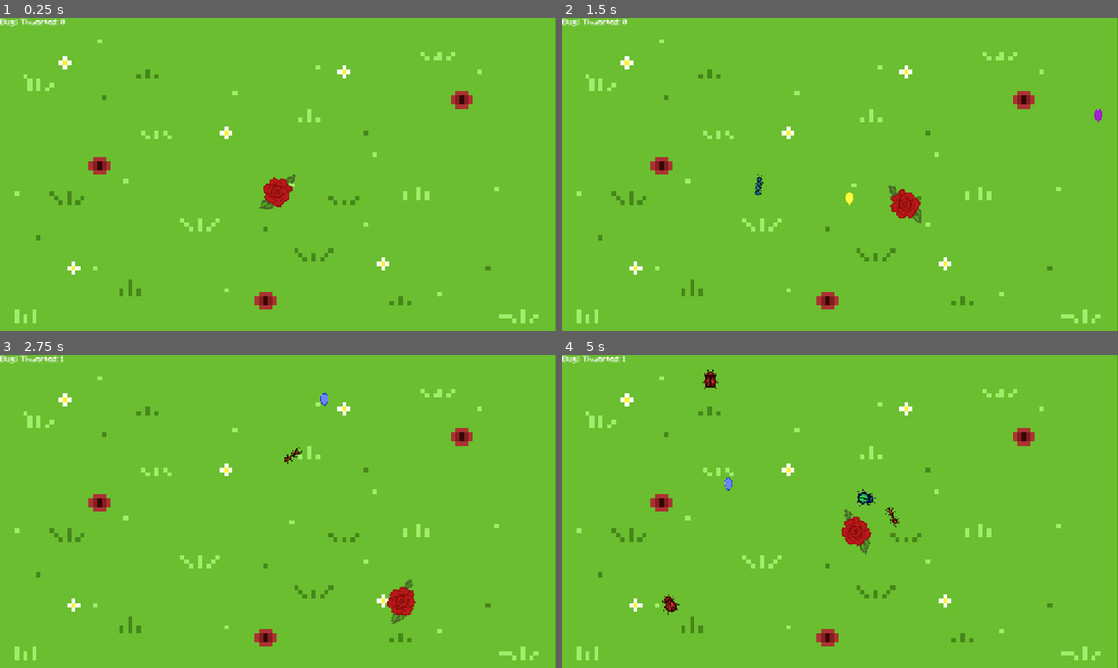
Above: before the commit, frames 1-4 (two rows, left to right).
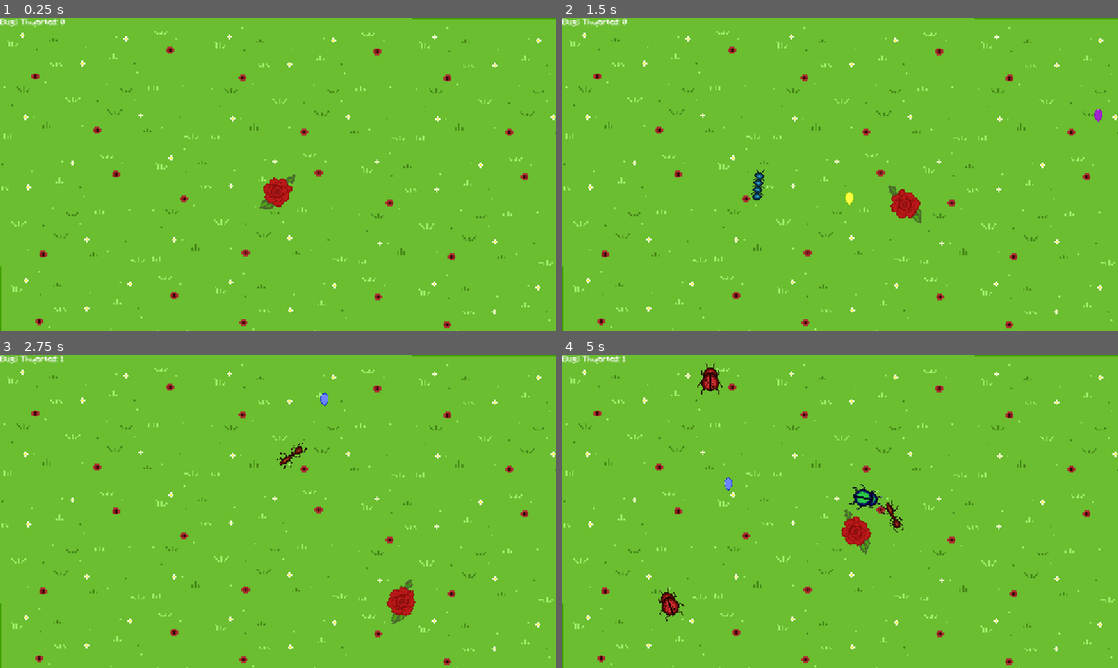
Above: after the commit, the same moments.

Repository: kazziecore/flower-shooter-game
Game: Godot game, scene res://scenes/game.tscn
The game is run twice, just before and just after one commit, with the same random seed, the same clock (stepped at 60 frames per second) and the same inputs.
Inputs (mouse positions are in pixels of both pictures, inside the frame that each line leads up to):
- Up to frame 1 (0.25 s): no input
- Up to frame 2 (1.5 s): tap Enter at 0.5 s; move the mouse to (962, 158) at 0.52 s; hold D (right) 0.53-1.28 s; click (962, 158) at 0.6 s; move the mouse to (728, 190) at 1.27 s; hold S (down) from 1.28 s (still down); click (728, 190) at 1.35 s
- Up to frame 3 (2.75 s): move the mouse to (333, 442) at 2.02 s; release S (down) at 2.03 s; hold D (right) from 2.03 s (still down); click (333, 442) at 2.1 s
- Up to frame 4 (5 s): move the mouse to (812, 574) at 2.77 s; release D (right) at 2.78 s; hold W (up) 2.78-3.53 s; click (812, 574) at 2.85 s; move the mouse to (1006, 558) at 3.52 s; hold A (left) from 3.53 s (still down); click (1006, 558) at 3.6 s; move the mouse to (673, 464) at 4.27 s; click (673, 464) at 4.35 s

The runs differ from the first frame. In frame 1, 4.3% of the frame differs, in the area x 0-100%, y 0-100%; in frame 2, 4.4%; in frame 3, 4.4%; in frame 4, 5.0%.

Commit message:
fixed score reset and added background

Diff:
--- a/flower-shooter-game/scenes/enemy.tscn
+++ b/flower-shooter-game/scenes/enemy.tscn
@@ -8,7 +8,7 @@
 radius = 12.0416
 
 [node name="enemy" type="CharacterBody2D" groups=["enemies"]]
-scale = Vector2(1.35, 1.35)
+scale = Vector2(2.04, 2.04)
 script = ExtResource("1_md0e3")
 
 [node name="CollisionShape2D" type="CollisionShape2D" parent="."]
--- a/flower-shooter-game/scenes/game.gd
+++ b/flower-shooter-game/scenes/game.gd
@@ -2,6 +2,10 @@
 
 var enemy_scene = preload("res://scenes/enemy.tscn")
 @onready var player = $"."
+
+func _ready() -> void:
+	%GameManager.score = 0
+	pass
 
 func _on_timer_timeout() -> void:
 	var enemy = enemy_scene.instantiate()
--- a/flower-shooter-game/scenes/game.tscn
+++ b/flower-shooter-game/scenes/game.tscn
@@ -1,10 +1,11 @@
-[gd_scene load_steps=11 format=3 uid="uid://bxi8qaj4bttlu"]
+[gd_scene load_steps=12 format=3 uid="uid://bxi8qaj4bttlu"]
 
 [ext_resource type="Script" uid="uid://qeldlcjpqe1u" path="res://scenes/game.gd" id="1_yqjtg"]
 [ext_resource type="PackedScene" uid="uid://cnrnfo2kfb304" path="res://scenes/player.tscn" id="2_lnu2h"]
 [ext_resource type="Texture2D" uid="uid://b474tbaleourq" path="res://assets/ground.png" id="3_lnu2h"]
 [ext_resource type="PackedScene" uid="uid://dlljannplo6nv" path="res://scenes/control.tscn" id="4_lbhrr"]
 [ext_resource type="AudioStream" uid="uid://c8j2o2gs3unl5" path="res://sound/evening_sky-196011.mp3" id="5_iywne"]
+[ext_resource type="Script" uid="uid://e8emayxa62c1" path="res://scripts/GameManager.gd" id="6_p57ef"]
 
 [sub_resource type="WorldBoundaryShape2D" id="WorldBoundaryShape2D_uwrxv"]
 normal = Vector2(0, 1)
@@ -52,8 +53,64 @@
 [node name="Sprite2D" type="Sprite2D" parent="ParallaxBackground/ParallaxLayer"]
 z_index = -1
 texture_filter = 1
-position = Vector2(572, 323)
-scale = Vector2(9.03906, 9.04167)
+position = Vector2(208.75, 127.25)
+scale = Vector2(3.36328, 3.60417)
+texture = ExtResource("3_lnu2h")
+
+[node name="Sprite2D2" type="Sprite2D" parent="ParallaxBackground/ParallaxLayer"]
+z_index = -1
+texture_filter = 1
+position = Vector2(638, 130)
+scale = Vector2(3.36328, 3.60417)
+texture = ExtResource("3_lnu2h")
+
+[node name="Sprite2D3" type="Sprite2D" parent="ParallaxBackground/ParallaxLayer"]
+z_index = -1
+texture_filter = 1
+position = Vector2(1063, 131)
+scale = Vector2(3.36328, 3.60417)
+texture = ExtResource("3_lnu2h")
+
+[node name="Sprite2D4" type="Sprite2D" parent="ParallaxBackground/ParallaxLayer"]
+z_index = -1
+texture_filter = 1
+position = Vector2(943, 389)
+scale = Vector2(3.36328, 3.60417)
+texture = ExtResource("3_lnu2h")
+
+[node name="Sprite2D5" type="Sprite2D" parent="ParallaxBackground/ParallaxLayer"]
+z_index = -1
+texture_filter = 1
+position = Vector2(517, 381)
+scale = Vector2(3.36328, 3.60417)
+texture = ExtResource("3_lnu2h")
+
+[node name="Sprite2D6" type="Sprite2D" parent="ParallaxBackground/ParallaxLayer"]
+z_index = -1
+texture_filter = 1
+position = Vector2(97, 384)
+scale = Vector2(3.36328, 3.60417)
+texture = ExtResource("3_lnu2h")
+
+[node name="Sprite2D7" type="Sprite2D" parent="ParallaxBackground/ParallaxLayer"]
+z_index = -1
+texture_filter = 1
+position = Vector2(217, 635)
+scale = Vector2(3.36328, 3.60417)
+texture = ExtResource("3_lnu2h")
+
+[node name="Sprite2D8" type="Sprite2D" parent="ParallaxBackground/ParallaxLayer"]
+z_index = -1
+texture_filter = 1
+position = Vector2(640, 638)
+scale = Vector2(3.36328, 3.60417)
+texture = ExtResource("3_lnu2h")
+
+[node name="Sprite2D9" type="Sprite2D" parent="ParallaxBackground/ParallaxLayer"]
+z_index = -1
+texture_filter = 1
+position = Vector2(1062, 642)
+scale = Vector2(3.36328, 3.60417)
 texture = ExtResource("3_lnu2h")
 
 [node name="Control" parent="." instance=ExtResource("4_lbhrr")]
@@ -64,4 +121,8 @@
 autoplay = true
 script = SubResource("GDScript_iywne")
 
+[node name="GameManager" type="Node" parent="."]
+unique_name_in_owner = true
+script = ExtResource("6_p57ef")
+
 [connection signal="timeout" from="Timer" to="." method="_on_timer_timeout"]
--- a/flower-shooter-game/scripts/player.gd
+++ b/flower-shooter-game/scripts/player.gd
@@ -1,6 +1,7 @@
 extends CharacterBody2D
 
 var bullet_scene = preload("res://scenes/bullet.tscn")
+var gamemanager = preload("res://scripts/GameManager.gd")
 const speed = 200
 @onready var is_reloading = false
 @onready var shooty_part = $shootypart
@@ -27,4 +28,6 @@
 
 		if collision.get_collider().is_in_group("enemies") and not is_reloading:
 			is_reloading = true
+			GameManager.reset_score()
+			print(GameManager.score)
 			get_tree().reload_current_scene()
